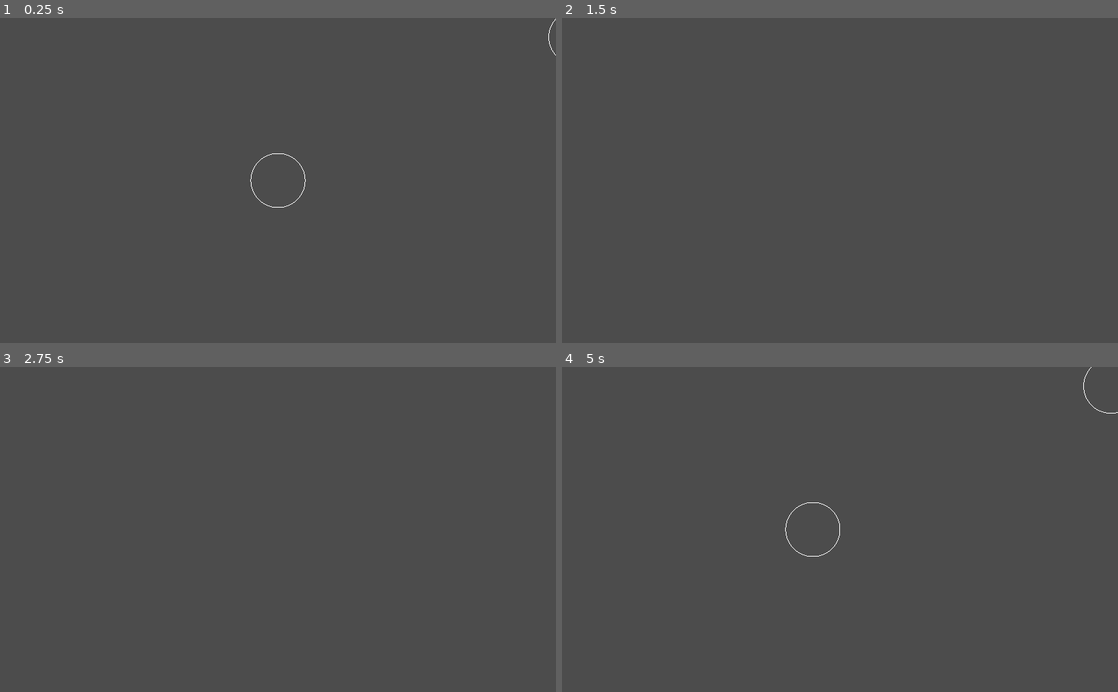
Above: before the commit, frames 1-4 (two rows, left to right).
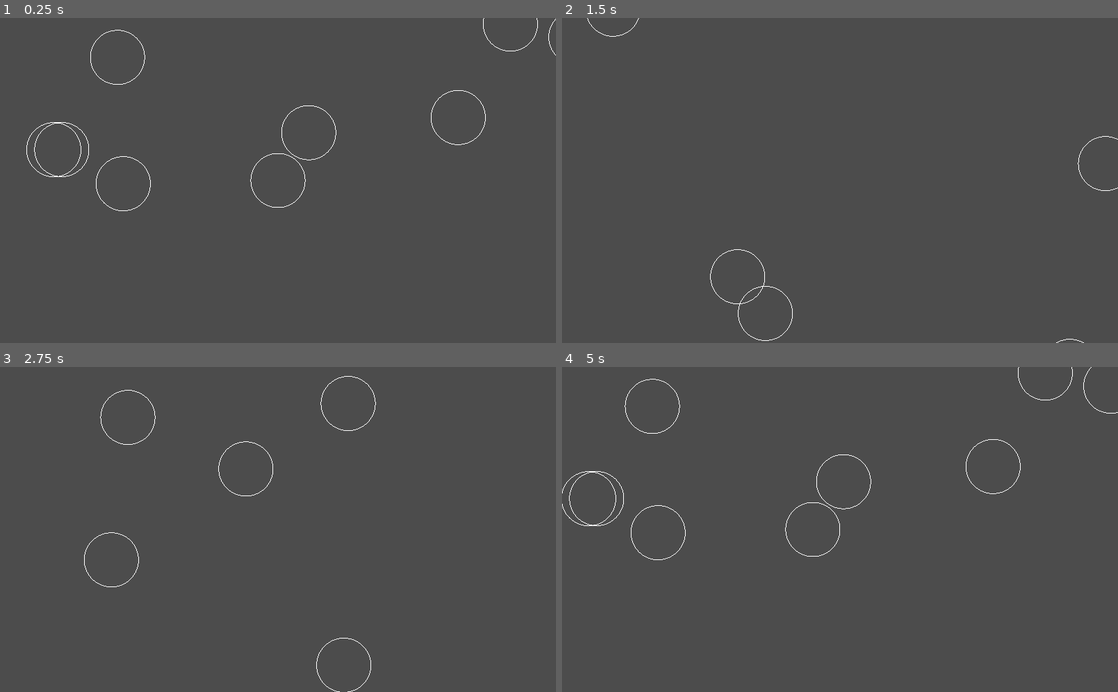
Above: after the commit, the same moments.

Repository: ftvkyo/baburu-kaosu
Game: Godot game, scene res://scenes/Main.tscn
Two runs of this game, one before a commit and one after it. Both use one fixed random seed, a clock stepped at 60 frames per second and the inputs below. Before the commit the project starts from res://Main.tscn.
Inputs:
- Up to frame 1 (0.25 s): no input
- Up to frame 2 (1.5 s): tap Enter at 0.5 s; hold Right (ui_right) 0.53-1.28 s; hold Down (ui_down) from 1.28 s (still down)
- Up to frame 3 (2.75 s): release Down (ui_down) at 2.03 s; hold Right (ui_right) from 2.03 s (still down)
- Up to frame 4 (5 s): release Right (ui_right) at 2.78 s; hold Up (ui_up) 2.78-3.53 s; hold Left (ui_left) from 3.53 s (still down)

The runs differ from the first frame. In frame 1, 0.4% of the frame differs, in the area x 4-97%, y 0-60%; in frame 2, 0.2%; in frame 3, 0.3%; in frame 4, 0.4%.

Commit message:
Moved scenes and scripts to subdirectories

Diff:
--- a/Main.tscn
+++ /dev/null
@@ -1,13 +0,0 @@
-[gd_scene load_steps=4 format=2]
-
-[ext_resource path="res://Bubble.tscn" type="PackedScene" id=1]
-[ext_resource path="res://Main.gd" type="Script" id=2]
-[ext_resource path="res://PlayerCamera.gd" type="Script" id=3]
-
-[node name="Main" type="Node"]
-script = ExtResource( 2 )
-bubble_scene = ExtResource( 1 )
-
-[node name="PlayerCamera" type="Camera2D" parent="."]
-current = true
-script = ExtResource( 3 )
--- a/project.godot
+++ b/project.godot
@@ -11,12 +11,12 @@
 [application]
 
 config/name="baburu-kaosu"
-run/main_scene="res://Main.tscn"
+run/main_scene="res://scenes/Main.tscn"
 config/icon="res://icon.png"
 
 [autoload]
 
-Consts="*res://Consts.gd"
+Consts="*res://scripts/Consts.gd"
 
 [display]
 
--- a/Bubble.tscn
+++ b/scenes/Bubble.tscn
@@ -1,6 +1,6 @@
 [gd_scene load_steps=3 format=2]
 
-[ext_resource path="res://Bubble.gd" type="Script" id=1]
+[ext_resource path="res://scripts/Bubble.gd" type="Script" id=1]
 
 [sub_resource type="CircleShape2D" id=1]
 
--- /dev/null
+++ b/scenes/Main.tscn
@@ -0,0 +1,13 @@
+[gd_scene load_steps=4 format=2]
+
+[ext_resource path="res://scripts/PlayerCamera.gd" type="Script" id=1]
+[ext_resource path="res://scripts/Main.gd" type="Script" id=2]
+[ext_resource path="res://scenes/Bubble.tscn" type="PackedScene" id=3]
+
+[node name="Main" type="Node"]
+script = ExtResource( 2 )
+bubble_scene = ExtResource( 3 )
+
+[node name="PlayerCamera" type="Camera2D" parent="."]
+current = true
+script = ExtResource( 1 )
--- a/Consts.gd
+++ b/scripts/Consts.gd
@@ -1,4 +1,4 @@
 extends Node
 
-export var BubblesToSpawn = 10
+export var BubblesToSpawn = 100
 export var GameArea = Rect2(-1000, -1000, 2000, 2000)
Renamed: Bubble.gd -> scripts/Bubble.gd
Renamed: Main.gd -> scripts/Main.gd
Renamed: PlayerCamera.gd -> scripts/PlayerCamera.gd
